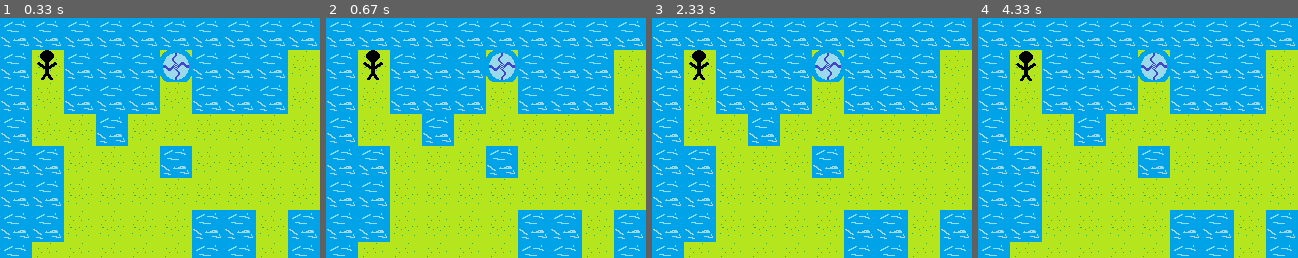
Above: before the commit, frames 1-4 (left to right).
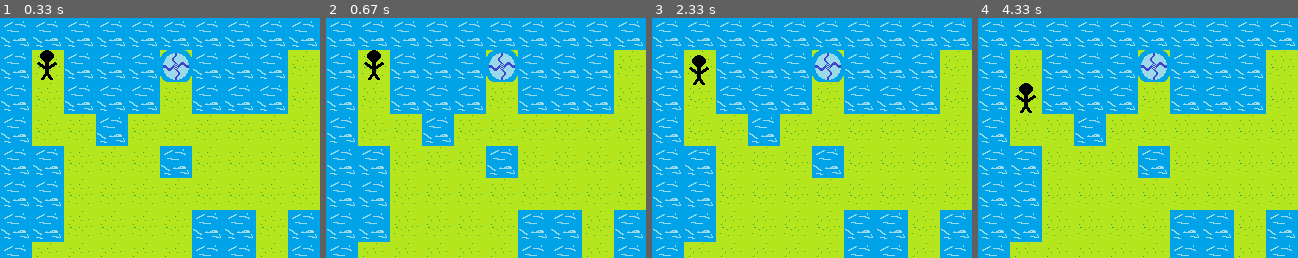
Above: after the commit, the same moments.

Repository: YahiroRyo/iot_game
Game: pygame game, started from main.py
Two runs of this game, one before a commit and one after it. Both use one fixed random seed, a clock stepped at 60 frames per second and the inputs below.
Inputs:
- Up to frame 1 (0.33 s): no input
- Up to frame 2 (0.67 s): hold Right from 0.33 s (still down)
- Up to frame 3 (2.33 s): release Right at 0.8 s; hold Up 0.83-1.13 s; hold Left 1.67-2.2 s; hold Down from 2.23 s (still down)
- Up to frame 4 (4.33 s): release Down at 2.53 s; hold Right 3.4-4.03 s; hold Down from 4.07 s (still down)
The pictures show only the part of the screen within x 0-50%, y 0-50%; the shares and areas given below are measured in that part.

Frame 1 is identical in both runs. In frame 2, 0.1% of the frame differs, in the area x 11-19%, y 13-26%; in frame 3, 0.4%; in frame 4, 0.7%, in the area x 11-19%, y 13-40%.

Commit message:
vsyncを追加

Diff:
--- a/player.py
+++ b/player.py
@@ -12,7 +12,7 @@
     x = 32
     y = 32
     size = 30
-    speed = .05
+    speed = 1
 
     def __init__(self, img) -> None:
         self.img = img
--- a/scene.py
+++ b/scene.py
@@ -42,6 +42,7 @@
         screen = pygame.display.set_mode(SCR_RECT.size)
         player = Player(mapimgdata.load_img("imgs/man.png", -1))
         mapimgdata.loaded_imgs()
+        clock = pygame.time.Clock()
 
         while True:
             for event in pygame.event.get():
@@ -66,6 +67,7 @@
                 msg.draw(screen)
                 if not msg.event():
                     is_operate = False
+            clock.tick(60)
             pygame.display.flip()
             if not is_operate:
                 continue
